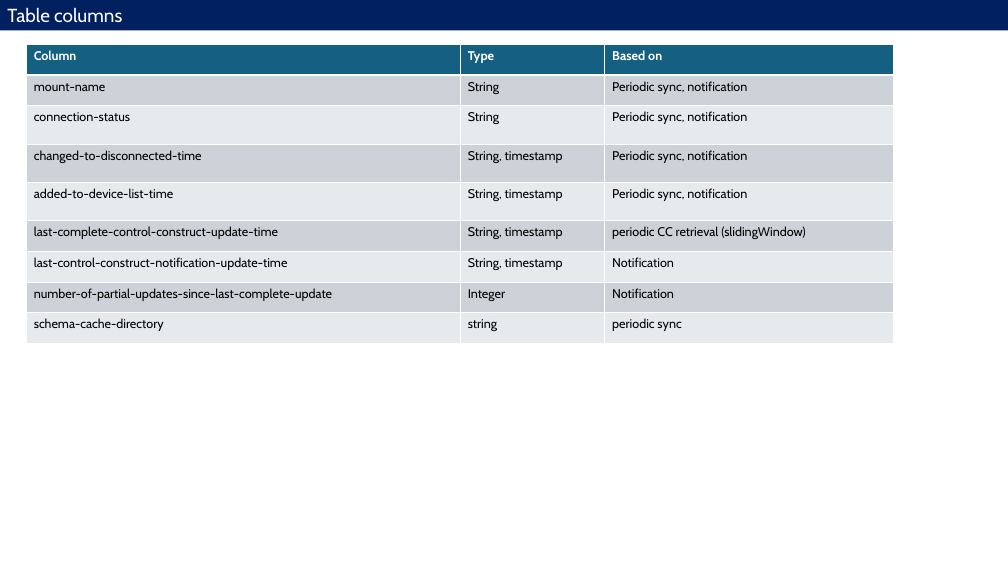
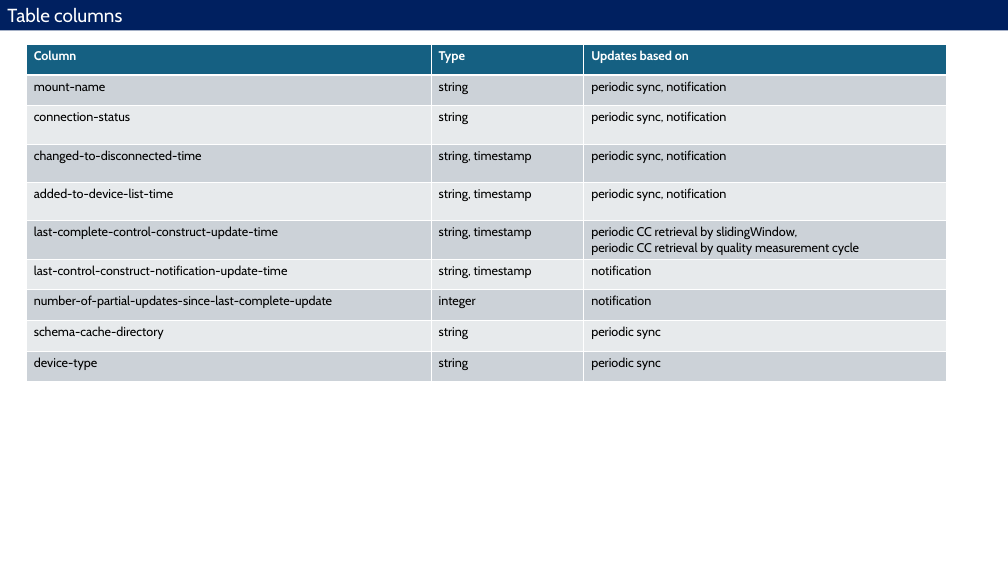
Before and after one commit to openBackhaul/MicroWaveDeviceInventory, a slide deck: slide 3 of spec/additionalDescription/pictures/MetadataTablePics.pptx. Drawn at 1008x567 pixels with LibreOffice and Linux fonts; fonts in the diff are those of the drawing. Boxes give left, top, right and bottom in pixels: in the first picture for what was removed or moved away, otherwise in the second. Text is boxed around its words. In the diff, an @@ line names an element or a change of style, - is before the commit and + after.

Commit message:
Kmohr-soprasteria/issue1156 (#1163)
* Add new deviceType attribute to /v1/provide-device-status-metadata response
Fixes #1156

```diff
--- a/spec/additionalDescription/pictures/MetadataTablePics.pptx
+++ b/spec/additionalDescription/pictures/MetadataTablePics.pptx
@@ table at bbox=[26, 45, 948, 380] @@
-row 1, column 3: Based on
+row 1, column 3: Updates based on
-row 2, column 2: String
+row 2, column 2: string
-row 2, column 3: Periodic sync, notification
+row 2, column 3: periodic sync, notification
-row 3, column 2: String
+row 3, column 2: string
-row 3, column 3: Periodic sync, notification
+row 3, column 3: periodic sync, notification
-row 4, column 2: String, timestamp
+row 4, column 2: string, timestamp
-row 4, column 3: Periodic sync, notification
+row 4, column 3: periodic sync, notification
-row 5, column 2: String, timestamp
+row 5, column 2: string, timestamp
-row 5, column 3: Periodic sync, notification
+row 5, column 3: periodic sync, notification
-row 6, column 2: String, timestamp
+row 6, column 2: string, timestamp
-row 6, column 3: periodic CC retrieval (slidingWindow)
+row 6, column 3: periodic CC retrieval by slidingWindow, / periodic CC retrieval by quality measurement cycle
-row 7, column 2: String, timestamp
+row 7, column 2: string, timestamp
-row 7, column 3: Notification
+row 7, column 3: notification
-row 8, column 2: Integer
+row 8, column 2: integer
-row 8, column 3: Notification
+row 8, column 3: notification
+row 10: device-type | string | periodic sync
@@ table: place and size @@
-table at bbox=[26, 45, 895, 342]
+table at bbox=[26, 45, 948, 380]
```
Also in this commit, not shown: 2 other slides changed, 2 slides added, 10 other files.
